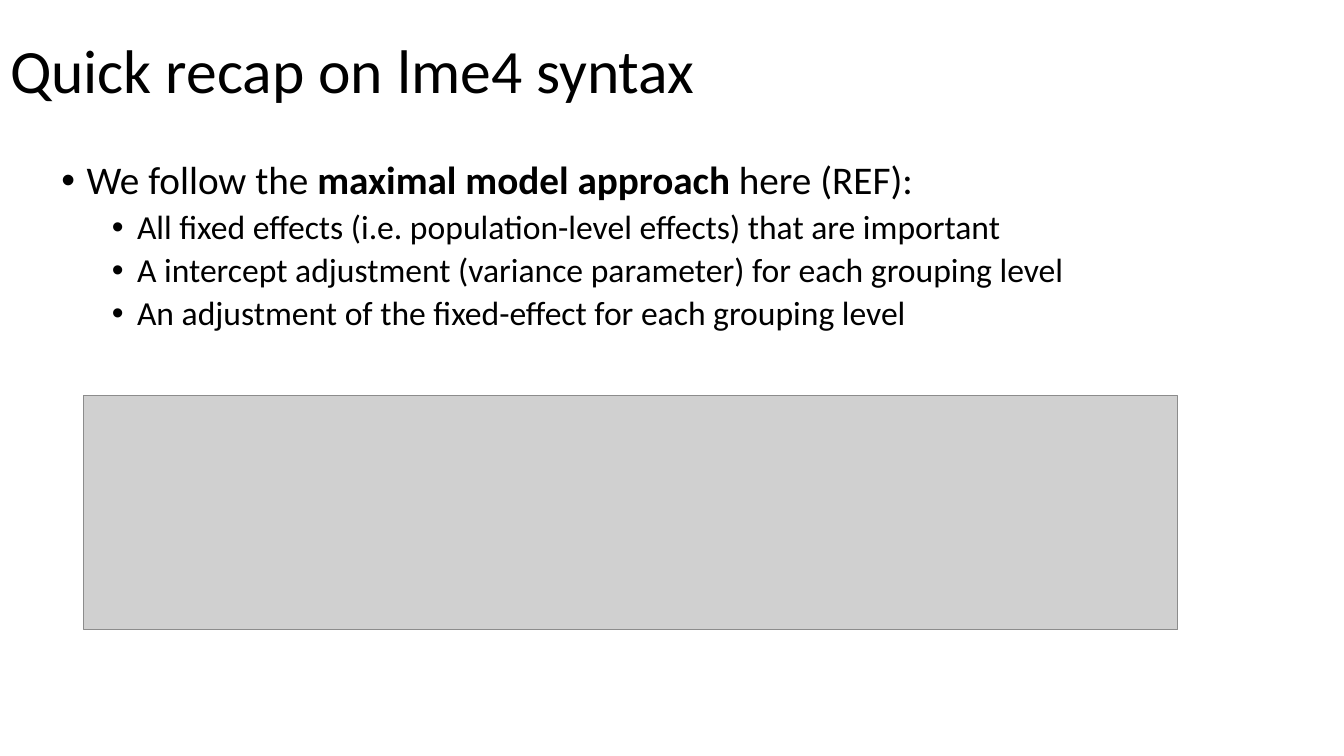
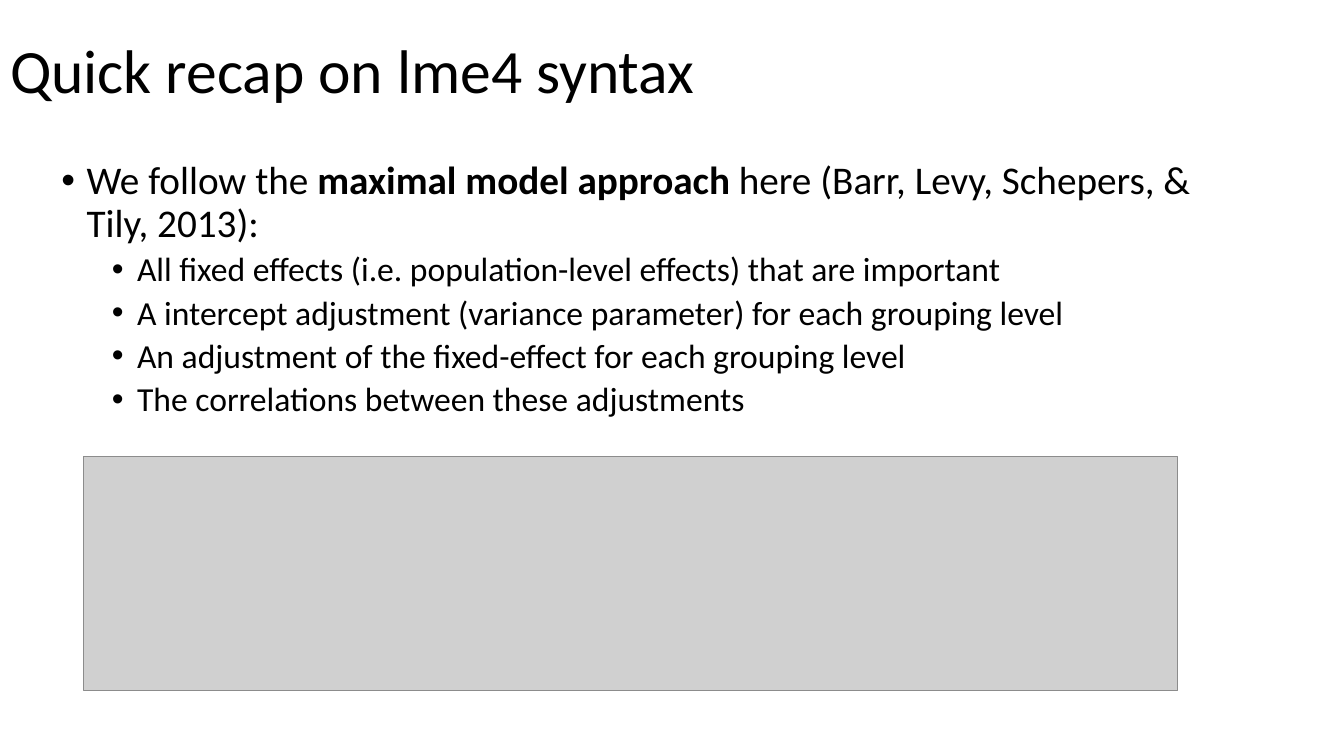
Before and after one commit to julianquandt/brms-intro-SIPS2019, a slide deck: slide 33 of intro_to_brms.pptx. Drawn at 1344x756 pixels with LibreOffice and Linux fonts; fonts in the diff are those of the drawing; grey boxes stand for pictures. Boxes give left, top, right and bottom in pixels: in the first picture for what was removed or moved away, otherwise in the second. Text is boxed around its words. In the diff, an @@ line names an element or a change of style, - is before the commit and + after.

```diff
--- a/intro_to_brms.pptx
+++ b/intro_to_brms.pptx
@@ text at (87,165,1155,244): text changed @@
-• We follow the maximal model approach here (REF):
+• We follow the maximal model approach here (Barr, Levy, Schepers, & Tily, 2013):
@@ text at (137,387,745,417): paragraph added @@
+  • The correlations between these adjustments
@@ picture: place and size @@
-picture at (84,396,1178,630)
+picture at (84,457,1178,691)
```
Also in this commit, not shown: 6 other slides changed, 4 slides added, 1 slide removed, 1 other file.
